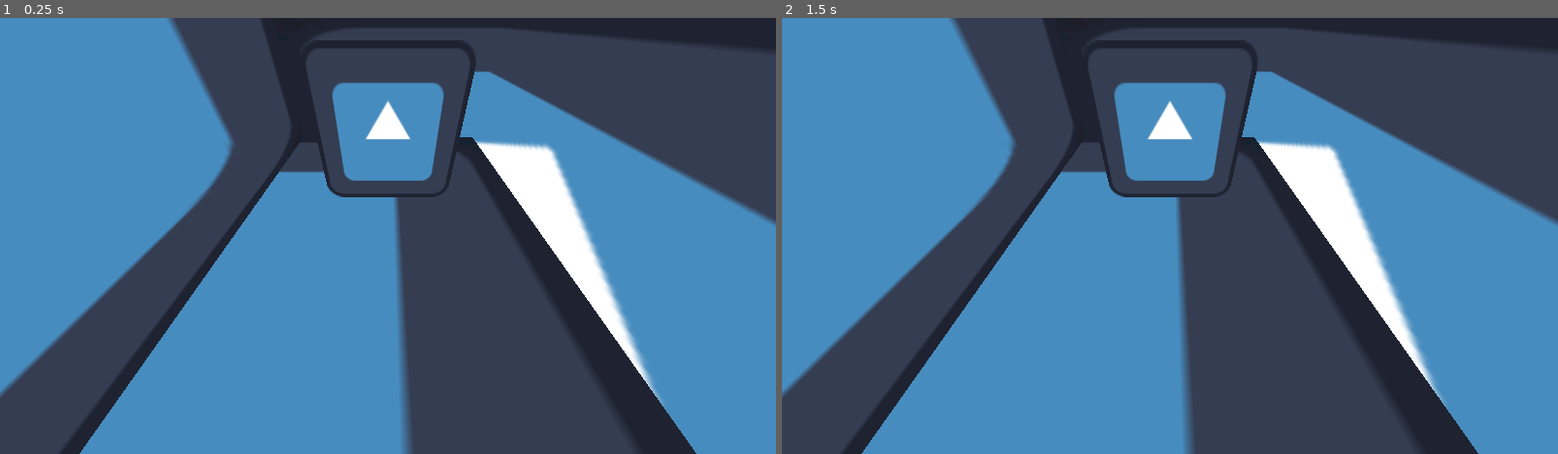
Above: before the commit, frames 1-2 (left to right).
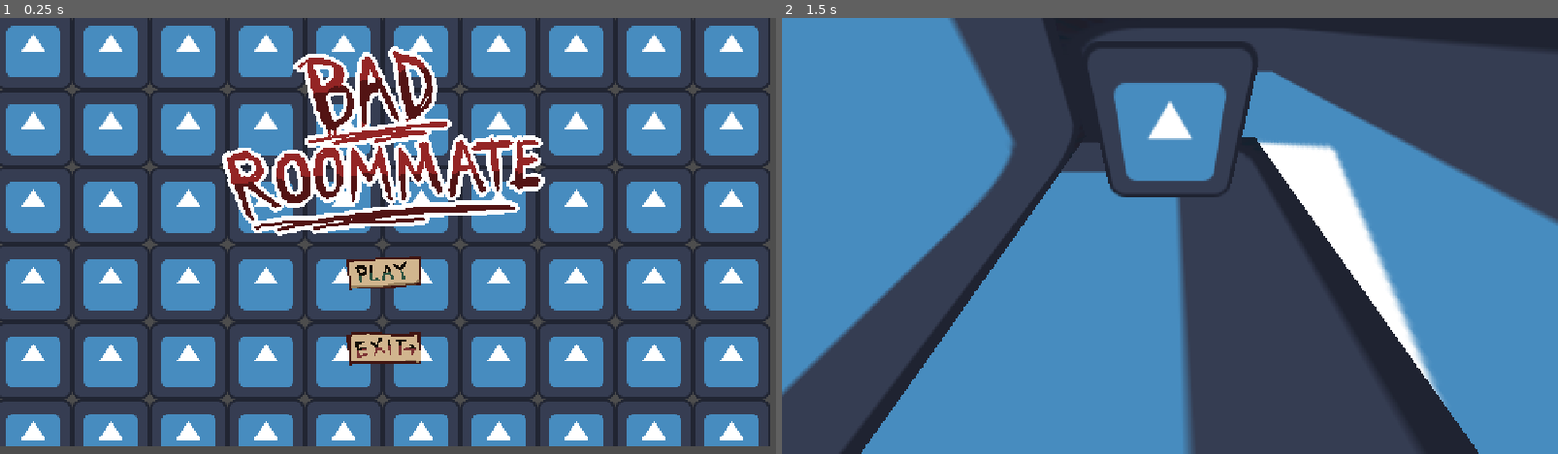
Above: after the commit, the same moments.

Repository: geekazodium/RIT-Halloween-Game-Jam-2025
Game: Godot game, scene res://menu/menu.tscn
Same seed, same stepped clock (60 frames per second), same inputs: the game is played once before the commit and once after it. Before the commit the project starts from res://main.tscn. The engine's default icon, where the game draws it, is replaced by a stand-in: a white triangle on a blue panel in a dark square.
Inputs (mouse positions are in pixels of both pictures, inside the frame that each line leads up to):
- Up to frame 1 (0.25 s): no input
- Up to frame 2 (1.5 s): click (1162, 275) at 0.52 s; tap Enter at 1.25 s; move the mouse to (1340, 214) at 1.27 s; hold D (move_right) from 1.28 s (still down)

The runs differ from the first frame. In frame 1, 66% of the frame differs, in the area x 0-100%, y 0-100%; in frame 2, 0.4%.

Commit message:
oh god project file gonna blow everything up

Diff:
--- a/project.godot
+++ b/project.godot
@@ -11,19 +11,15 @@
 [application]
 
 config/name="RIT Halloween Game Jam 2025"
-run/main_scene="uid://c26csylq2grx0"
+run/main_scene="uid://djcbecmu36mcr"
 config/features=PackedStringArray("4.5", "GL Compatibility")
 config/icon="res://icon.svg"
-
-[layer_names]
-
-3d_physics/layer_1="World"
-3d_physics/layer_2="Player"
 
 [display]
 
 window/size/viewport_width=1280
 window/size/viewport_height=720
+window/stretch/mode="canvas_items"
 
 [input]
 
@@ -62,7 +58,13 @@
 ]
 }
 
+[layer_names]
+
+3d_physics/layer_1="World"
+3d_physics/layer_2="Player"
+
 [rendering]
 
+textures/canvas_textures/default_texture_filter=0
 renderer/rendering_method="gl_compatibility"
 renderer/rendering_method.mobile="gl_compatibility"
